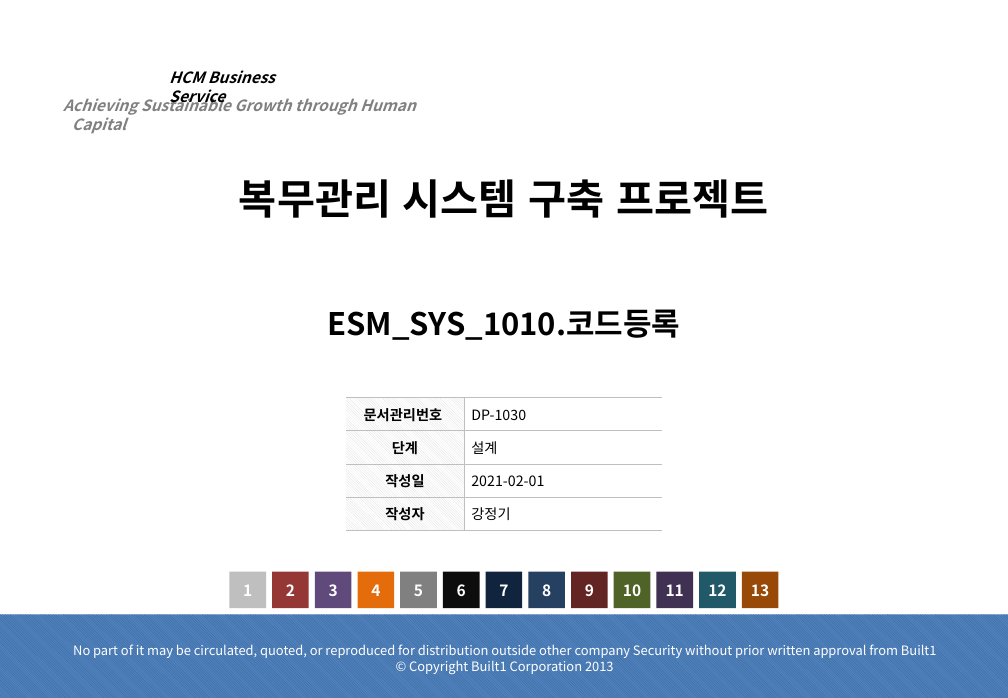
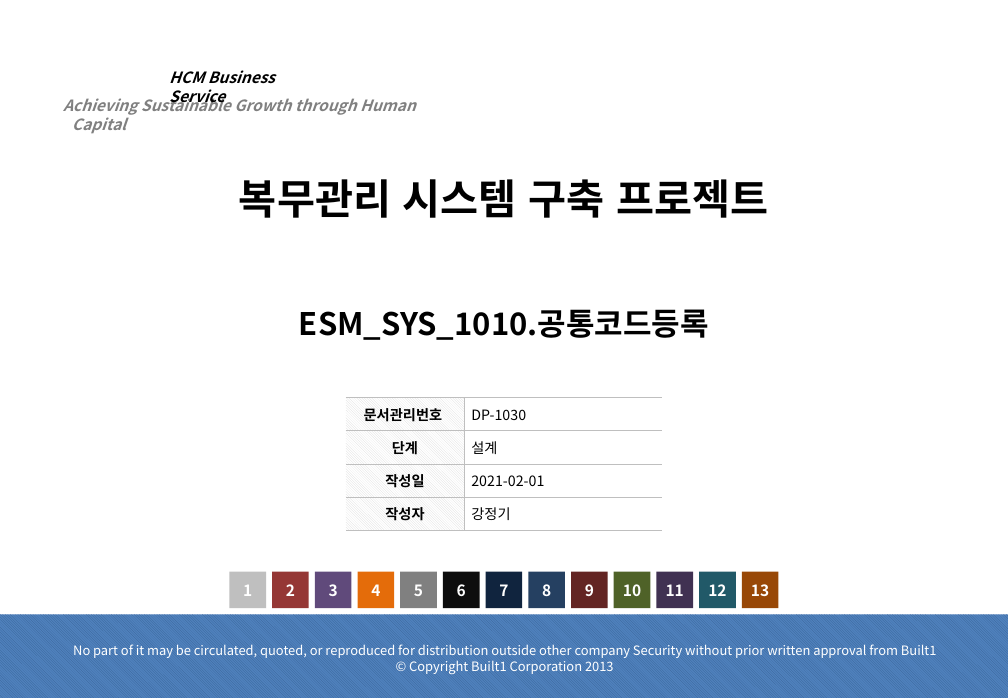
Before and after one commit to dims1111/ESM, a slide deck: slide 1 of document/30.설계(DP)/DP-1030.UI 설계서/DP-1030.설계서_ESM_SYS_1010.코드등록_20210201_v1.0.pptx. Drawn at 1008x698 pixels with LibreOffice and Linux fonts; fonts in the diff are those of the drawing; background and template pictures are left out. Boxes give left, top, right and bottom in pixels: in the first picture for what was removed or moved away, otherwise in the second. Text is boxed around its words. In the diff, an @@ line names an element or a change of style, - is before the commit and + after.

```diff
--- a/document/30.설계(DP)/DP-1030.UI 설계서/DP-1030.설계서_ESM_SYS_1010.코드등록_20210201_v1.0.pptx
+++ b/document/30.설계(DP)/DP-1030.UI 설계서/DP-1030.설계서_ESM_SYS_1010.코드등록_20210201_v1.0.pptx
@@ title at (x1=299, y1=309, x2=709, y2=340): text changed @@
-ESM_SYS_1010.코드등록
+ESM_SYS_1010.공통코드등록
```
Also in this commit, not shown: 31 other files.
